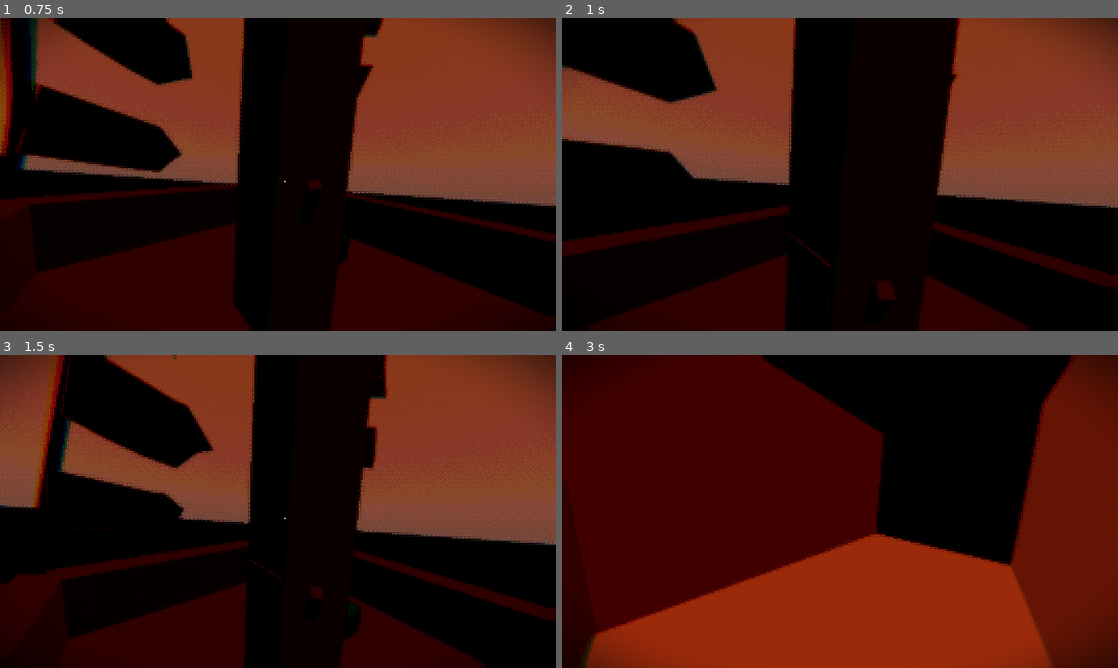
Above: before the commit, frames 1-4 (two rows, left to right).
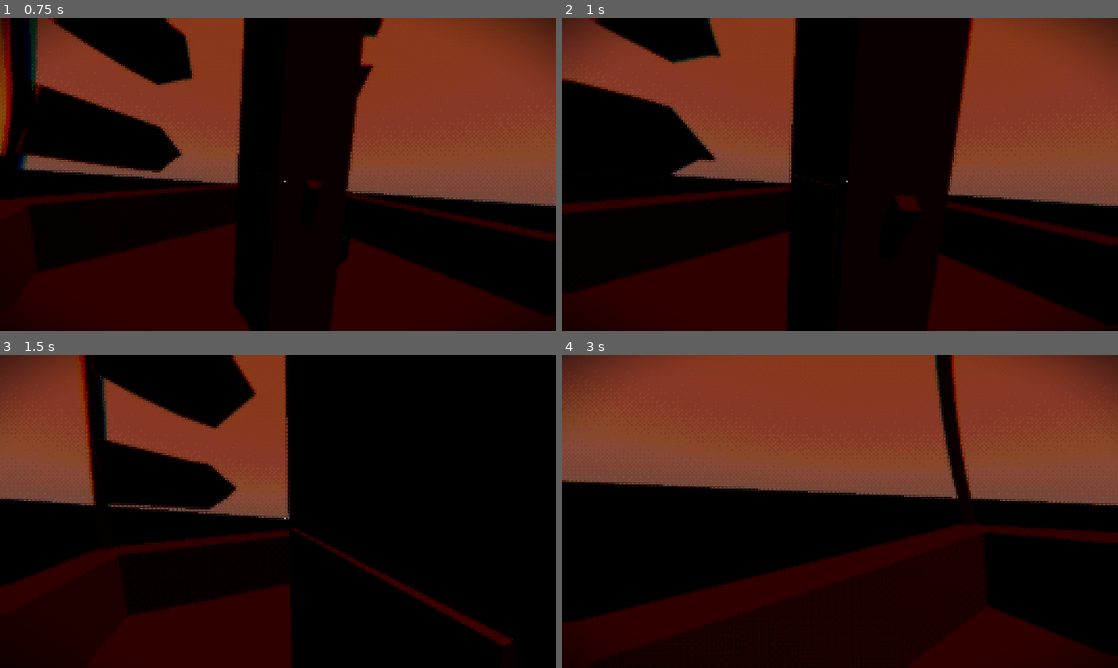
Above: after the commit, the same moments.

Repository: Floorban/HorrorBalloon
Game: Godot game, scene res://levels/main.tscn
Two runs of this game, one before a commit and one after it. Both use one fixed random seed, a clock stepped at 60 frames per second and the inputs below. This scene is started directly instead of the project's main scene. Sound files missing from this copy of the repository are replaced by a short silence.
Inputs (mouse positions are in pixels of both pictures, inside the frame that each line leads up to):
- Up to frame 1 (0.75 s): move the mouse to (305, 174) at 0.52 s; press the mouse at (305, 174) at 0.53 s; hold W (forward) from 0.53 s (still down)
- Up to frame 2 (1 s): keep holding W (forward); right-click (867, 174) at 0.8 s
- Up to frame 3 (1.5 s): keep holding W (forward); move the mouse to (250, 511) at 1.27 s; release the mouse at (250, 511) at 1.28 s; right-click (250, 511) at 1.35 s
- Up to frame 4 (3 s): keep holding W (forward); click (812, 511) at 1.55 s; move the mouse to (851, 505) at 2.02 s; hold Ctrl (crouch) 2.03-2.78 s; right-click (851, 505) at 2.3 s; move the mouse to (834, 517) at 2.77 s; click (834, 517) at 2.85 s

Frame 1 is identical in both runs. In frame 2, 23% of the frame differs, in the area x 0-100%, y 0-100%; in frame 3, 48%; in frame 4, 94%.

Commit message:
vuewing mode

Diff:
--- a/Balloon/balloon.tscn
+++ b/Balloon/balloon.tscn
@@ -1,20 +1,15 @@
-[gd_scene load_steps=18 format=3 uid="uid://do7002mkdg3un"]
+[gd_scene load_steps=17 format=3 uid="uid://do7002mkdg3un"]
 
 [ext_resource type="Script" uid="uid://ck20vpmyq24vp" path="res://balloon/balloon_controller.gd" id="1_35dws"]
 [ext_resource type="Script" path="res://balloon/flags.gd" id="2_2rviv"]
 [ext_resource type="Material" uid="uid://o7na8drc2je2" path="res://addon/verlet_rope_4_gd/materials/rope_default.material" id="2_nqb7t"]
+[ext_resource type="PackedScene" uid="uid://dnkfy5o53771" path="res://balloon/basket.tscn" id="2_uro0l"]
 [ext_resource type="Script" uid="uid://csu7ttil0x0l0" path="res://addon/verlet_rope_4_gd/verlet_rope.gd" id="3_fjiwn"]
 [ext_resource type="PackedScene" uid="uid://beknwj1i31wg" path="res://flag/Scenes/rope_flag_1.tscn" id="4_5n8ep"]
 [ext_resource type="PackedScene" uid="uid://yemhlobyko22" path="res://flag/Scenes/rope_flag_2.tscn" id="4_cwey4"]
 [ext_resource type="PackedScene" uid="uid://dduhus42o4l1a" path="res://player/objects/oven.tscn" id="4_t01tp"]
 [ext_resource type="PackedScene" uid="uid://daaefyig6mah3" path="res://flag/Scenes/rope_flag_3.tscn" id="5_fbxog"]
 
-[sub_resource type="BoxShape3D" id="BoxShape3D_euxwi"]
-size = Vector3(1.0957031, 0.10131836, 1.0947266)
-
-[sub_resource type="BoxShape3D" id="BoxShape3D_35dws"]
-size = Vector3(0.099365234, 0.27868652, 1.0966797)
-
 [sub_resource type="SphereMesh" id="SphereMesh_2fgap"]
 
 [sub_resource type="BoxMesh" id="BoxMesh_euxwi"]
@@ -22,21 +17,21 @@
 [sub_resource type="BoxMesh" id="BoxMesh_35dws"]
 size = Vector3(1, 0.65, 1)
 
-[sub_resource type="ImmediateMesh" id="ImmediateMesh_fbxog"]
-resource_local_to_scene = true
-metadata/creation_stamp = 2370452933900
-
 [sub_resource type="ImmediateMesh" id="ImmediateMesh_uro0l"]
 resource_local_to_scene = true
-metadata/creation_stamp = 2370469711117
+metadata/creation_stamp = 3283703910606
 
 [sub_resource type="ImmediateMesh" id="ImmediateMesh_rdoix"]
 resource_local_to_scene = true
-metadata/creation_stamp = 2370486488334
+metadata/creation_stamp = 3283720687642
 
 [sub_resource type="ImmediateMesh" id="ImmediateMesh_06xpq"]
 resource_local_to_scene = true
-metadata/creation_stamp = 2370503265551
+metadata/creation_stamp = 3283737465029
+
+[sub_resource type="ImmediateMesh" id="ImmediateMesh_mp4s2"]
+resource_local_to_scene = true
+metadata/creation_stamp = 3283754242255
 
 [node name="Balloon" type="RigidBody3D" groups=["balloon"]]
 transform = Transform3D(1, 0, 0, 0, 1, 0, 0, 0, 1, -1.1753211, 0.73615074, -1.0266254)
@@ -47,26 +42,7 @@
 [node name="Mesh" type="Node3D" parent="."]
 transform = Transform3D(6, 0, 0, 0, 6, 0, 0, 0, 6, 0, 0, 0)
 
-[node name="StaticBody3D" type="StaticBody3D" parent="Mesh"]
-
-[node name="Col_Bottom" type="CollisionShape3D" parent="Mesh/StaticBody3D"]
-shape = SubResource("BoxShape3D_euxwi")
-
-[node name="Col_Side_1" type="CollisionShape3D" parent="Mesh/StaticBody3D"]
-transform = Transform3D(1, 0, 0, 0, 1, 0, 0, 0, 1, 0.51, 0.2, 0)
-shape = SubResource("BoxShape3D_35dws")
-
-[node name="Col_Side_2" type="CollisionShape3D" parent="Mesh/StaticBody3D"]
-transform = Transform3D(1, 0, 0, 0, 1, 0, 0, 0, 1, -0.51, 0.2, 0)
-shape = SubResource("BoxShape3D_35dws")
-
-[node name="Col_Side_3" type="CollisionShape3D" parent="Mesh/StaticBody3D"]
-transform = Transform3D(-4.371139e-08, 0, 1, 0, 1, 0, -1, 0, -4.371139e-08, 0, 0.2, 0.51)
-shape = SubResource("BoxShape3D_35dws")
-
-[node name="Col_Side_4" type="CollisionShape3D" parent="Mesh/StaticBody3D"]
-transform = Transform3D(-4.371139e-08, 0, 1, 0, 1, 0, -1, 0, -4.371139e-08, 0, 0.094, -0.51)
-shape = SubResource("BoxShape3D_35dws")
+[node name="Basket" parent="Mesh" instance=ExtResource("2_uro0l")]
 
 [node name="Model" type="Node3D" parent="Mesh"]
 
@@ -121,7 +97,7 @@
 [node name="VerletRope_1" type="MeshInstance3D" parent="Mesh/Ropes" node_paths=PackedStringArray("attach_end")]
 transform = Transform3D(0.16666667, 0, 0, 0, 0.16666667, 0, 0, 0, 0.16666667, -0.20000023, 1.6000003, 0.20000002)
 material_override = ExtResource("2_nqb7t")
-mesh = SubResource("ImmediateMesh_fbxog")
+mesh = SubResource("ImmediateMesh_uro0l")
 skeleton = NodePath("../../..")
 script = ExtResource("3_fjiwn")
 rope_length = 8.0
@@ -137,7 +113,7 @@
 [node name="VerletRope_2" type="MeshInstance3D" parent="Mesh/Ropes" node_paths=PackedStringArray("attach_end")]
 transform = Transform3D(0.16666667, 0, 0, 0, 0.16666667, 0, 0, 0, 0.16666667, 0.2, 1.6000003, 0.20000002)
 material_override = ExtResource("2_nqb7t")
-mesh = SubResource("ImmediateMesh_uro0l")
+mesh = SubResource("ImmediateMesh_rdoix")
 skeleton = NodePath("../../..")
 script = ExtResource("3_fjiwn")
 rope_length = 8.0
@@ -153,7 +129,7 @@
 [node name="VerletRope_3" type="MeshInstance3D" parent="Mesh/Ropes" node_paths=PackedStringArray("attach_end")]
 transform = Transform3D(0.16666667, 0, 0, 0, 0.16666667, 0, 0, 0, 0.16666667, 0.2, 1.6000003, -0.2)
 material_override = ExtResource("2_nqb7t")
-mesh = SubResource("ImmediateMesh_rdoix")
+mesh = SubResource("ImmediateMesh_06xpq")
 skeleton = NodePath("../../..")
 script = ExtResource("3_fjiwn")
 rope_length = 8.0
@@ -169,7 +145,7 @@
 [node name="VerletRope_4" type="MeshInstance3D" parent="Mesh/Ropes" node_paths=PackedStringArray("attach_end")]
 transform = Transform3D(0.16666667, 0, 0, 0, 0.16666667, 0, 0, 0, 0.16666667, -0.20000023, 1.6000003, -0.2)
 material_override = ExtResource("2_nqb7t")
-mesh = SubResource("ImmediateMesh_06xpq")
+mesh = SubResource("ImmediateMesh_mp4s2")
 skeleton = NodePath("../../..")
 script = ExtResource("3_fjiwn")
 rope_length = 8.0
--- a/Balloon/balloon_controller.gd
+++ b/Balloon/balloon_controller.gd
@@ -29,7 +29,10 @@
 	_apply_horizontal_force()
 
 func _player_relative_pos() -> Vector3:
-	return player.global_position - global_position
+	if not player:
+		return Vector3.ZERO
+	else:
+		return player.global_position - global_position
 
 func _apply_horizontal_force():
 	var rel_pos = _player_relative_pos()
--- /dev/null
+++ b/balloon/basket.tscn
@@ -0,0 +1,35 @@
+[gd_scene load_steps=5 format=3 uid="uid://dnkfy5o53771"]
+
+[ext_resource type="PackedScene" uid="uid://cigvl0v04l7cs" path="res://interaction/interaction_component.tscn" id="1_6sd76"]
+[ext_resource type="Script" uid="uid://dgcxtwslmyvk" path="res://interaction/interaction_basket.gd" id="2_0wdyp"]
+
+[sub_resource type="BoxShape3D" id="BoxShape3D_euxwi"]
+size = Vector3(1.0957031, 0.10131836, 1.0947266)
+
+[sub_resource type="BoxShape3D" id="BoxShape3D_35dws"]
+size = Vector3(0.099365234, 0.27868652, 1.0966797)
+
+[node name="Basket" type="StaticBody3D"]
+
+[node name="Col_Bottom" type="CollisionShape3D" parent="."]
+shape = SubResource("BoxShape3D_euxwi")
+
+[node name="Col_Side_1" type="CollisionShape3D" parent="."]
+transform = Transform3D(1, 0, 0, 0, 1, 0, 0, 0, 1, 0.51, 0.2, 0)
+shape = SubResource("BoxShape3D_35dws")
+
+[node name="Col_Side_2" type="CollisionShape3D" parent="."]
+transform = Transform3D(1, 0, 0, 0, 1, 0, 0, 0, 1, -0.51, 0.2, 0)
+shape = SubResource("BoxShape3D_35dws")
+
+[node name="Col_Side_3" type="CollisionShape3D" parent="."]
+transform = Transform3D(-4.371139e-08, 0, 1, 0, 1, 0, -1, 0, -4.371139e-08, 0, 0.2, 0.51)
+shape = SubResource("BoxShape3D_35dws")
+
+[node name="Col_Side_4" type="CollisionShape3D" parent="."]
+transform = Transform3D(-4.371139e-08, 0, 1, 0, 1, 0, -1, 0, -4.371139e-08, 0, 0.094, -0.51)
+shape = SubResource("BoxShape3D_35dws")
+
+[node name="InteractionComponent" parent="." node_paths=PackedStringArray("object_ref") instance=ExtResource("1_6sd76")]
+script = ExtResource("2_0wdyp")
+object_ref = NodePath("..")
--- /dev/null
+++ b/interaction/interaction_basket.gd
@@ -0,0 +1,23 @@
+@tool
+extends InteractionComponent
+class_name InteractionBasket
+
+var player: PlayerController
+var is_occupied := false
+func _ready() -> void:
+	super._ready()
+	player = get_tree().get_first_node_in_group("player") as PlayerController
+
+func _input(event):
+	if is_occupied and event.is_action_pressed("primary"):
+		hold_edge()
+		is_occupied = false
+
+func postInteract() -> void:
+	super.postInteract()
+	if not is_occupied:
+		hold_edge()
+		is_occupied = true
+
+func hold_edge() -> void:
+	if player: player.set_viewing_mode()
--- a/levels/sandbox.tscn
+++ b/levels/sandbox.tscn
@@ -1,11 +1,10 @@
-[gd_scene load_steps=23 format=3 uid="uid://8n8svovtgrsr"]
+[gd_scene load_steps=22 format=3 uid="uid://8n8svovtgrsr"]
 
 [ext_resource type="Texture2D" uid="uid://o2n1nqo1yahd" path="res://assets/kenney_protoype_textures/PNG/Dark/texture_13.png" id="1_whpuv"]
 [ext_resource type="Texture2D" uid="uid://dv8x0y75pmtma" path="res://assets/kenney_protoype_textures/PNG/Light/texture_13.png" id="2_85hcc"]
 [ext_resource type="PackedScene" uid="uid://luy7w0qfph84" path="res://player/player.tscn" id="3_85hcc"]
 [ext_resource type="PackedScene" uid="uid://dlyxujkbtsmnm" path="res://interaction/interaction/note/Run_Note.tscn" id="3_h3ryc"]
 [ext_resource type="PackedScene" uid="uid://bfxxin08cd2er" path="res://interaction/interaction/note/text_note.tscn" id="4_ubtly"]
-[ext_resource type="PackedScene" uid="uid://dduhus42o4l1a" path="res://player/objects/oven.tscn" id="6_e5k14"]
 [ext_resource type="PackedScene" uid="uid://cprcy3ipbbl73" path="res://interaction/interaction/switch/switch.tscn" id="8_rgshf"]
 [ext_resource type="Script" uid="uid://cq0ysmsqcbbwp" path="res://scripts/light.gd" id="9_50mym"]
 [ext_resource type="Script" uid="uid://3b0mfmma4m02" path="res://scripts/bridge.gd" id="9_jpsdj"]
@@ -98,9 +97,6 @@
 [node name="Player" parent="." instance=ExtResource("3_85hcc")]
 transform = Transform3D(0.073029, 0, -0.99733, 0, 1, 0, 0.99733, 0, 0.073029, -0.11386657, 1, 0.318248)
 
-[node name="Oven" parent="." instance=ExtResource("6_e5k14")]
-transform = Transform3D(-4.371139e-08, 0, 1, 0, 1, 0, -1, 0, -4.371139e-08, 10.747419, 0, 0)
-
 [node name="Podium_Switch" type="CSGBox3D" parent="."]
 transform = Transform3D(0.90977305, 0, -0.415106, 0, 1, 0, 0.415106, 0, 0.90977305, 2.6030269, 2, 2.6335347)
 use_collision = true
--- a/player/player.gd
+++ b/player/player.gd
@@ -134,12 +134,6 @@
 				player_state = PlayerState.SPRINTING
 			else:
 				player_state = PlayerState.WALKING
-		if Input.is_action_just_pressed("secondary"):
-			if player_state != PlayerState.VIEWING:
-				viewing_yaw_origin = rotation_degrees.y
-				player_state = PlayerState.VIEWING
-			else:
-				player_state = PlayerState.IDLE_STAND
 
 	updatePlayerColShape(player_state)
 	updatePlayerSpeed(player_state)
@@ -229,6 +223,14 @@
 	var sway = Vector3(-tilt.x * 0.5, 0.0, -tilt.z * 0.5)
 	player_camera.rotation = player_camera.rotation.lerp(sway, 0.1)
 
+func set_viewing_mode() -> void:
+	if not is_on_floor(): return
+	if player_state != PlayerState.VIEWING:
+		viewing_yaw_origin = rotation_degrees.y
+		player_state = PlayerState.VIEWING
+	else:
+		player_state = PlayerState.IDLE_STAND
+
 # func play_footsteps() -> void:
 # 	if moving and is_on_floor():
 # 		var bob_position_x = head_bobbing_vector.x
Renamed: interaction/interaction/collectable/interaction_collectable.gd -> interaction/collectable/interaction_collectable.gd
Renamed: interaction/interaction/collectable/interaction_collectable.gd.uid -> interaction/collectable/interaction_collectable.gd.uid
Renamed: interaction/interaction/collectable/item.tscn -> interaction/collectable/item.tscn
Renamed: interaction/interaction/door/door.tscn -> interaction/door/door.tscn
Renamed: interaction/interaction/door/interaction_door.gd -> interaction/door/interaction_door.gd
Renamed: interaction/interaction/door/interaction_door.gd.uid -> interaction/door/interaction_door.gd.uid
Renamed: interaction/interaction/draggable/cube_1_kg.tscn -> interaction/draggable/cube_1_kg.tscn
Renamed: interaction/interaction/draggable/cube_5_kg.tscn -> interaction/draggable/cube_5_kg.tscn
Renamed: interaction/interaction/draggable/interaction_draggable.gd -> interaction/draggable/interaction_draggable.gd
Renamed: interaction/interaction/draggable/interaction_draggable.gd.uid -> interaction/draggable/interaction_draggable.gd.uid
Renamed: interaction/interaction/draggable/log_1.tscn -> interaction/draggable/log_1.tscn
Not shown, added: interaction/interaction_basket.gd.uid
(and 19 more such lines)
